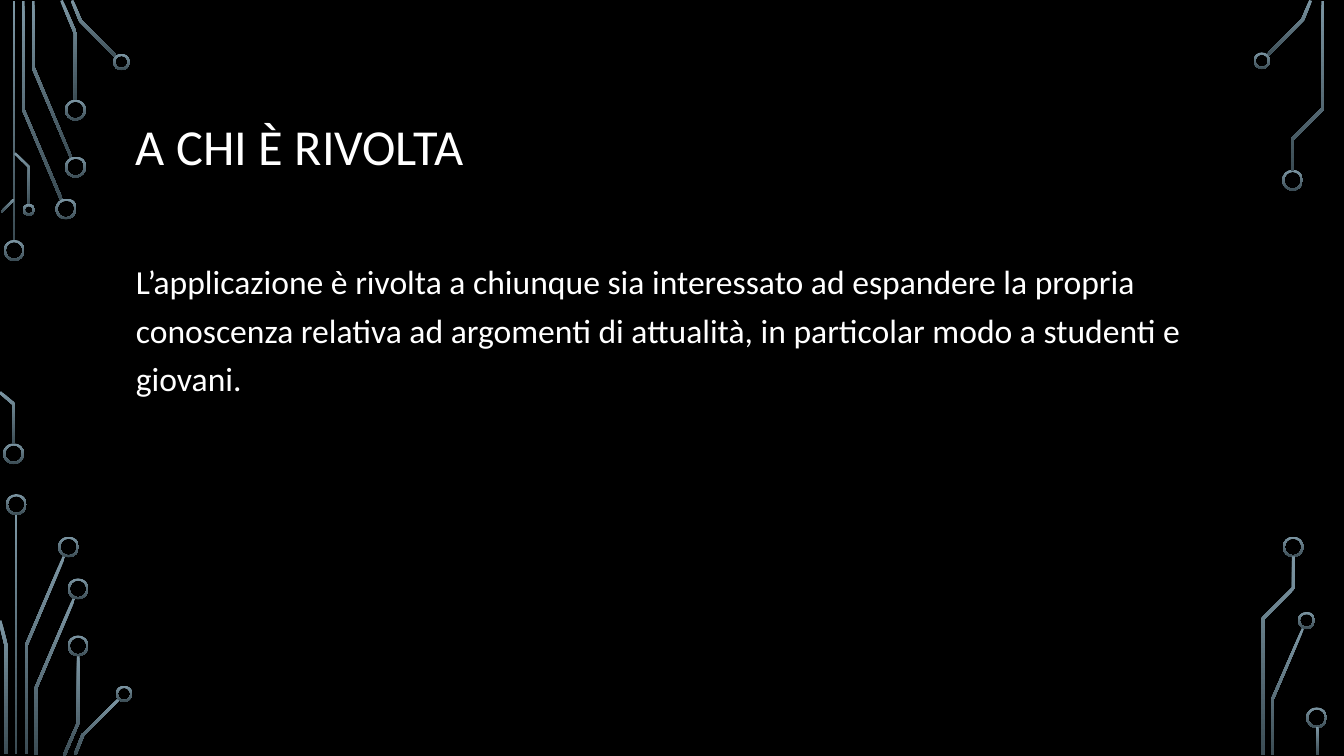
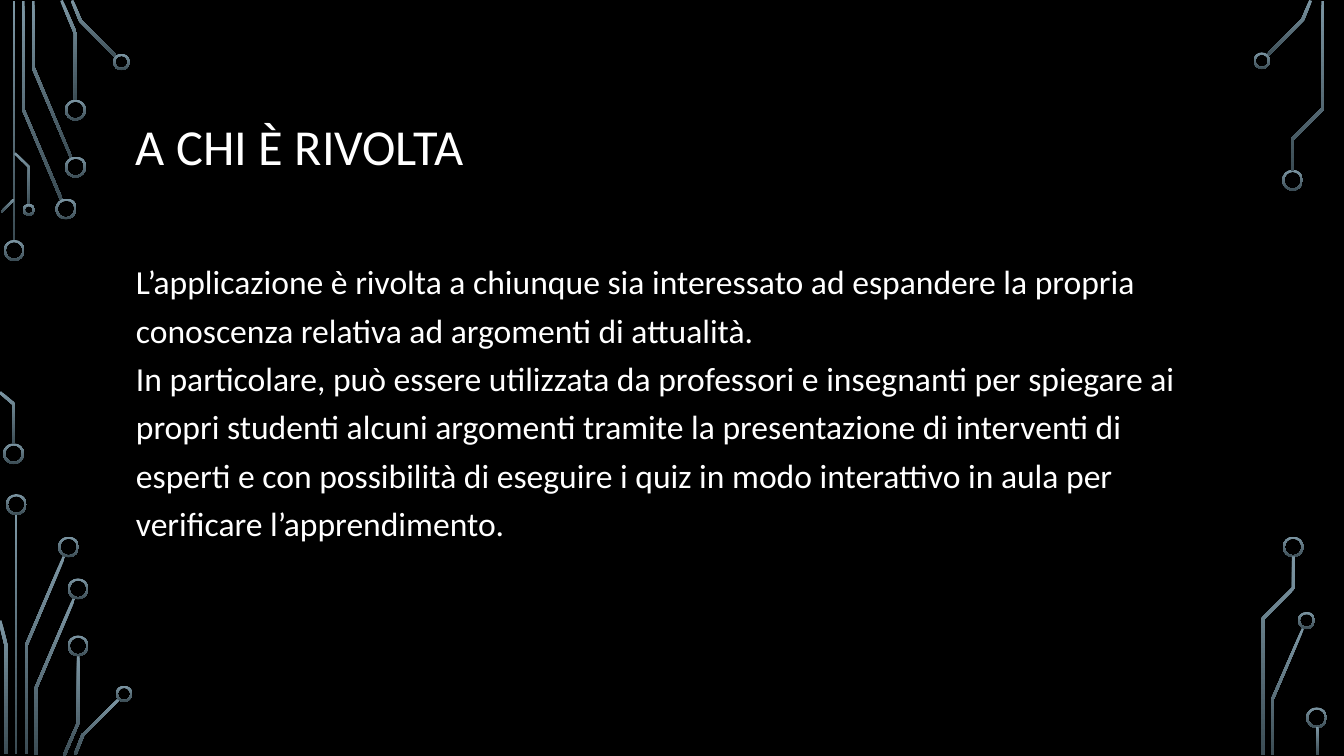
Before and after one commit to carraraFederico/TEDxLearn_ProgettoCloudMobile_2024, a slide deck: slide 4 of TEDxLearn.pptx. Drawn at 1344x756 pixels with LibreOffice and Linux fonts; fonts in the diff are those of the drawing; background and template pictures are left out. Boxes give left, top, right and bottom in pixels: in the first picture for what was removed or moved away, otherwise in the second. Text is boxed around its words. In the diff, an @@ line names an element or a change of style, - is before the commit and + after.

```diff
--- a/TEDxLearn.pptx
+++ b/TEDxLearn.pptx
@@ text at [136,270,1174,542]: text changed @@
-L’applicazione è rivolta a chiunque sia interessato ad espandere la propria conoscenza relativa ad argomenti di attualità, in particolar modo a studenti e giovani.
+L’applicazione è rivolta a chiunque sia interessato ad espandere la propria conoscenza relativa ad argomenti di attualità.
+In particolare, può essere utilizzata da professori e insegnanti per spiegare ai propri studenti alcuni argomenti tramite la presentazione di interventi di esperti e con possibilità di eseguire i quiz in modo interattivo in aula per verificare l’apprendimento.
```
Also in this commit, not shown: 1 other slide changed.
